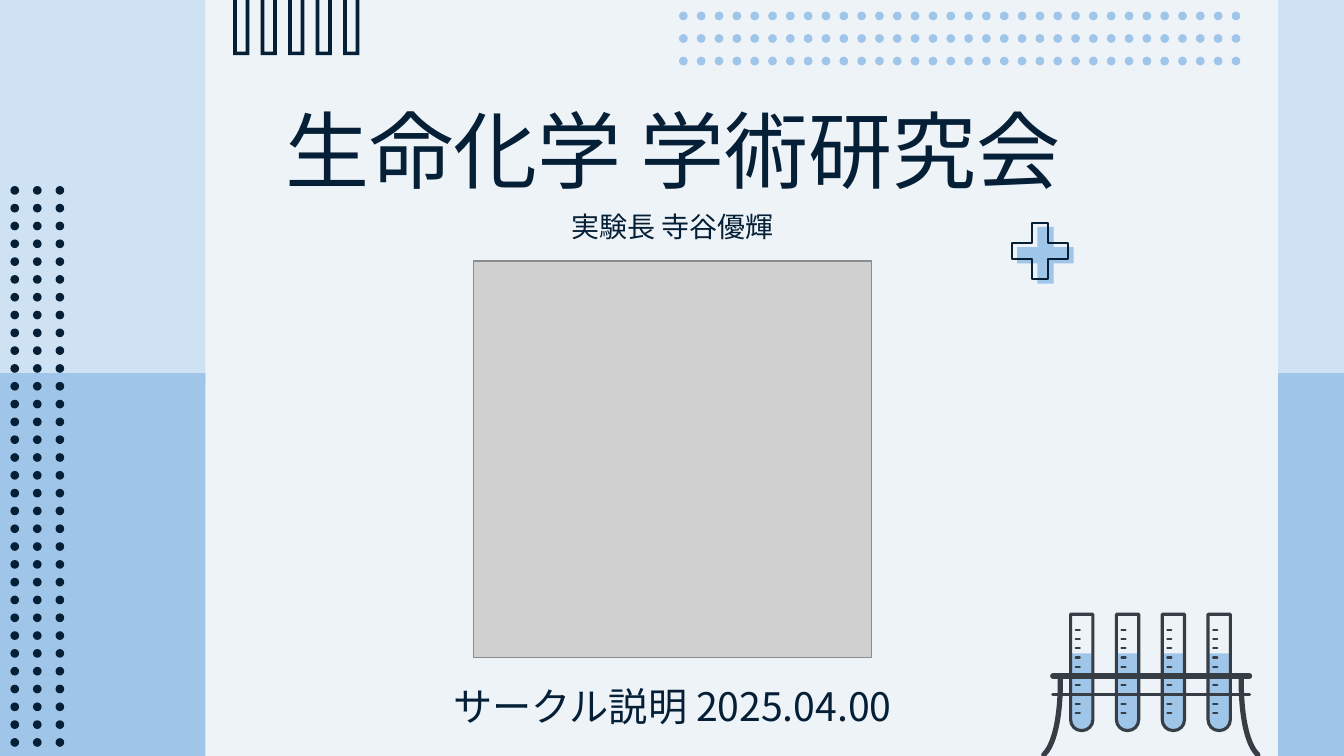
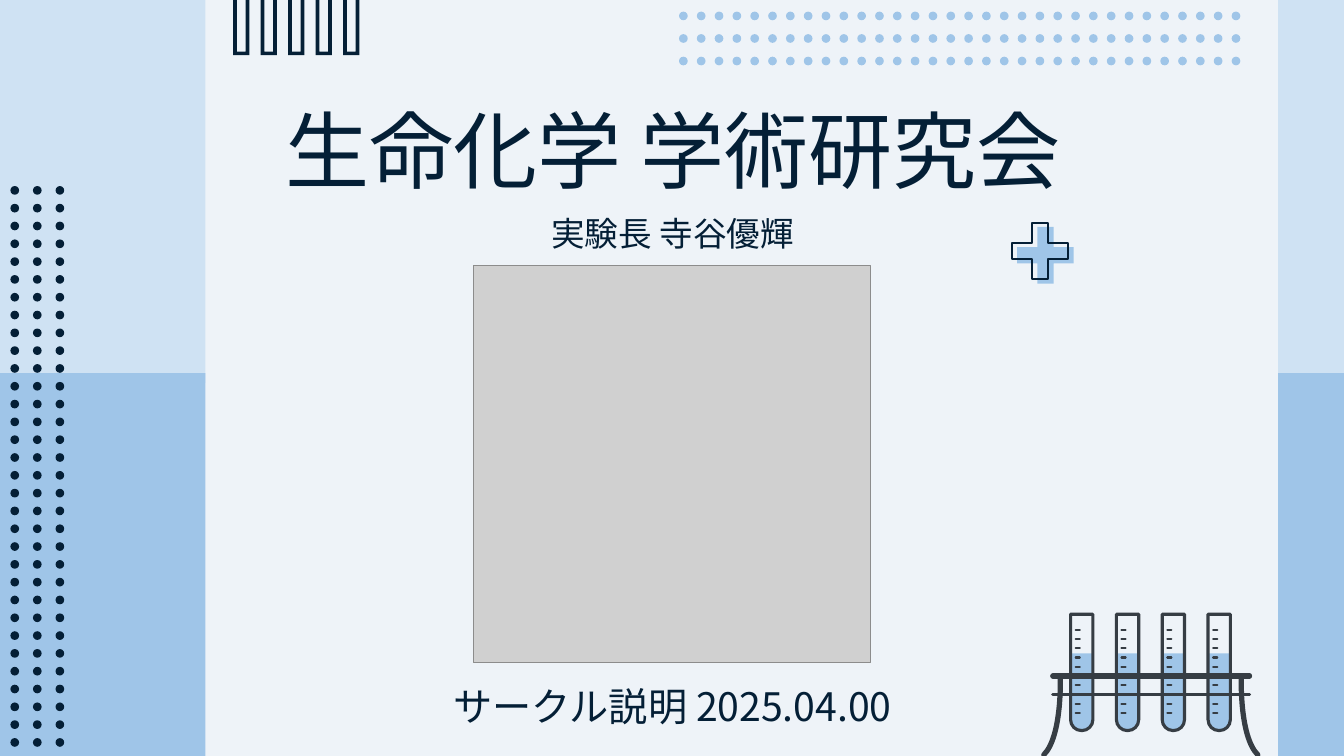
Before and after one commit to CL-ken/CL-ken.github.io, a slide deck: slide 1 of 2025/25_サークル説明.pptx. Drawn at 1344x756 pixels with LibreOffice and Linux fonts; fonts in the diff are those of the drawing; grey boxes stand for pictures. Boxes give left, top, right and bottom in pixels: in the first picture for what was removed or moved away, otherwise in the second. Text is boxed around its words. In the diff, an @@ line names an element or a change of style, - is before the commit and + after.

```diff
--- a/2025/25_サークル説明.pptx
+++ b/2025/25_サークル説明.pptx
@@ text "実験長 寺谷優輝": place and size @@
-text "実験長 寺谷優輝" at box(571, 213, 774, 240)
+text "実験長 寺谷優輝" at box(551, 217, 794, 249)
@@ text "実験長 寺谷優輝" at box(551, 217, 794, 249): size 20 to 24 pt @@
@@ picture: place and size @@
-picture at box(474, 261, 871, 658)
+picture at box(474, 266, 871, 663)
```
Also in this commit, not shown: 9 other files.
